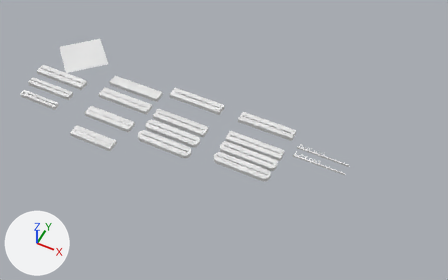
The Blender file SculptureBottom.blend, before and after one commit.
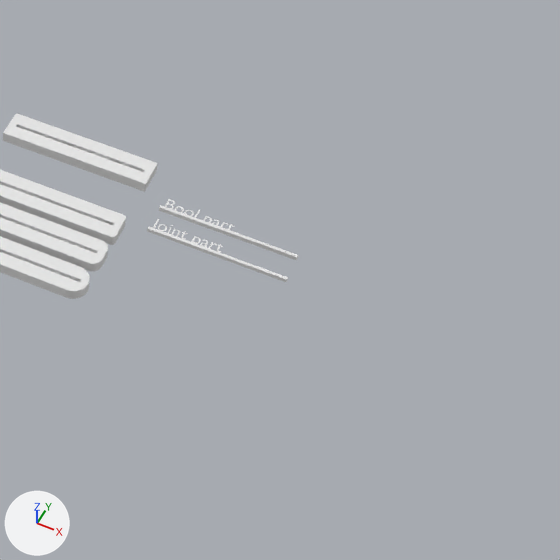
There are two pictures of each version: one whole from a 50 mm lens placed at (1298.0, -1257.0, 1558.0), pointed at (666.0, 7.0, -22.0), one close up on the part from 53% to 100% of the width and 25% to 100% of the height. Lighting does not change. The marker at lower left points along +X, +Y and +Z. The last two pictures show the newer version.
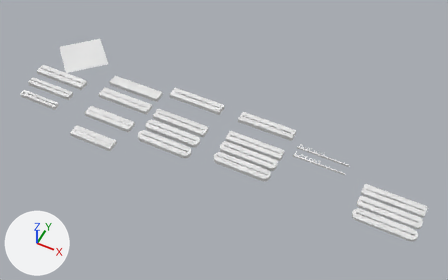
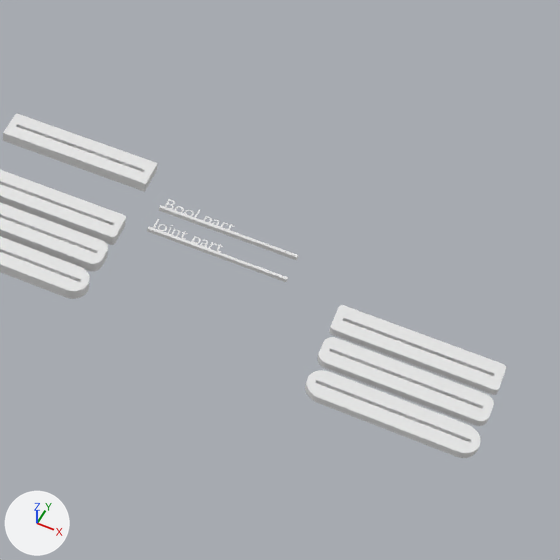
The change in detail:
Mesh me_cube_027 is new.
It has 114 vertices, 84 faces and spans x -100.0..100.0, y -20.0..20.0, z -5.0..5.0.
Mesh me_cube_026 is new.
It has 114 vertices, 84 faces and spans x -100.0..100.0, y -20.0..20.0, z -5.0..5.0.
Mesh me_cube_024 is new.
It has 82 vertices, 60 faces and spans x -100.0..100.0, y -20.0..20.0, z -5.0..5.0.
Object 'Cube.022' (ob_cube_022) is new; it shows me_cube_027.
Its location is (1256.0, -100.0, 0.0).
Object 'Cube.021' (ob_cube_021) is new; it shows me_cube_026.
Its location is (1256.0, -50.0, 0.0).
Object 'Cube.020' (ob_cube_020) is new; it shows me_cube_024.
Its location is (1256.0, 0.0, 0.0).

Location of each change, [x1, y1, x2, y2] in pixels of the close-ups (560 x 560 px):
'Cube.022', added
    after: [305, 370, 481, 458]
'Cube.021', added
    after: [317, 337, 494, 426]
'Cube.020', added
    after: [329, 305, 506, 395]
